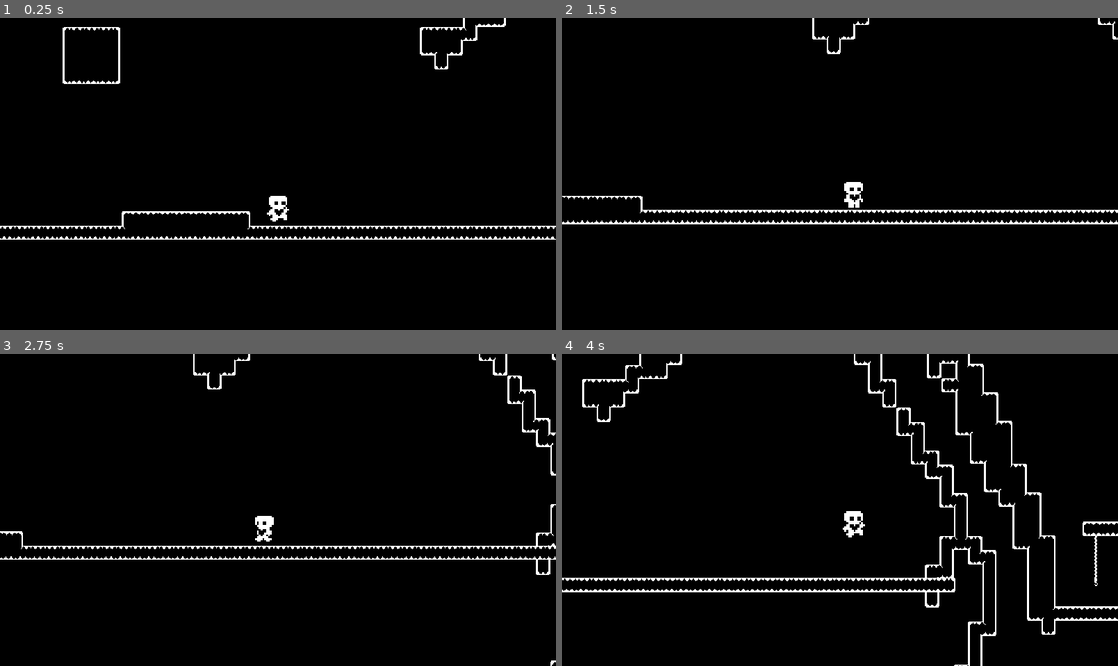
Above: before the commit, frames 1-4 (two rows, left to right).
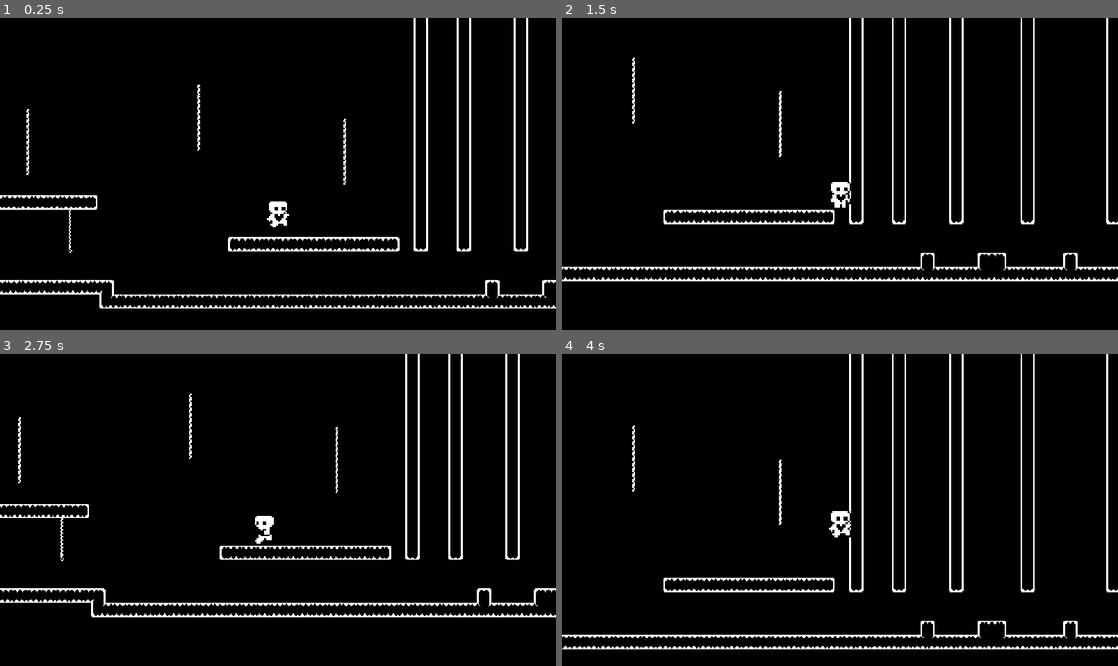
Above: after the commit, the same moments.

Repository: zemda/Trials
Game: Godot game, scene res://levels/TestMainMap.tscn
Same seed, same stepped clock (60 frames per second), same inputs: the game is played once before the commit and once after it.
Inputs (mouse positions are in pixels of both pictures, inside the frame that each line leads up to):
- Up to frame 1 (0.25 s): no input
- Up to frame 2 (1.5 s): move the mouse to (962, 158) at 0.52 s; hold Right (move_right) from 0.53 s (still down); click (962, 158) at 0.6 s; tap W (move_up) at 0.77 s; tap E (rope) at 0.8, 1.35 s; move the mouse to (728, 189) at 1.27 s
- Up to frame 3 (2.75 s): tap W (move_up) at 1.52 s; click (166, 525) at 1.55 s; move the mouse to (333, 441) at 2.02 s; release Right (move_right) at 2.03 s; hold A (move_left) from 2.03 s (still down); click (333, 441) at 2.1 s; tap E (rope) at 2.3 s
- Up to frame 4 (4 s): move the mouse to (812, 572) at 2.77 s; release A (move_left) at 2.78 s; hold Right (move_right) from 2.78 s (still down); tap E (rope) at 2.85, 3.8 s; tap W (move_up) at 3.02, 3.77 s; click (812, 572) at 3.05 s; move the mouse to (1006, 556) at 3.52 s; click (1006, 556) at 3.6 s

The runs differ from the first frame. In frame 1, 5.8% of the frame differs, in the area x 0-100%, y 0-94%; in frame 2, 5.2%; in frame 3, 5.1%; in frame 4, 7.5%, in the area x 0-100%, y 0-100%.

Commit message:
refactor per gdscript style guide

Diff:
--- a/src/core/fsm/fsm.gd
+++ b/src/core/fsm/fsm.gd
@@ -13,7 +13,7 @@
 @onready var default_state: FSMState = get_node(default_state_path)
 
 
-func _ready():
+func _ready() -> void:
 	_set_up_fsm()
 
 
@@ -67,7 +67,7 @@
 	state.host = null
 
 
-func change_state_to(index: int):
+func change_state_to(index: int) -> void:
 	change_state(state_list[index])
 
 
@@ -82,7 +82,7 @@
 		change_state_to_default()
 
 
-func change_state(new_state : FSMState) -> void:
+func change_state(new_state: FSMState) -> void:
 	var old_state: FSMState = current_state
 	if old_state:
 		_track_state(old_state)
@@ -92,7 +92,7 @@
 	await current_state.enter()
 
 
-func _physics_process(delta) -> void:
+func _physics_process(delta: float) -> void:
 	if host:
 		if current_state:
 			if current_state.state_active:
@@ -102,11 +102,11 @@
 				current_state.handle_transition()
 
 
-func _track_state(state : FSMState) -> void:
+func _track_state(state: FSMState) -> void:
 	if state_history.size() == history_buffer_size:
 		state_history.remove_at(0)
 	state_history.append(state)
 
 
-func _get_trimmed_name(state_name : String) -> StringName:
+func _get_trimmed_name(state_name: String) -> StringName:
 	return state_name.substr(state_name.find("_") + 1).to_upper() as StringName
--- a/src/core/fsm/fsm_state.gd
+++ b/src/core/fsm/fsm_state.gd
@@ -8,14 +8,14 @@
 
 var state_name: StringName
 var state_index: int
-var state_active: bool = false
-var is_exiting: bool = false
-var is_entering: bool = false
+var state_active := false
+var is_exiting := false
+var is_entering := false
 var states: Dictionary
 var host: Node
 
 
-func enter():
+func enter() -> void:
 	is_entering = true
 	assert(states.size() > 2,
 		"State Error in " + name +
@@ -25,18 +25,18 @@
 	state_active = true
 
 
-func _enter():
+func _enter() -> void:
 	pass
 
 
-func exit():
+func exit() -> void:
 	is_exiting = true
 	await _exit()
 	is_exiting = false
 	state_active = false
 
 
-func _exit():
+func _exit() -> void:
 	pass
 
 
@@ -63,5 +63,5 @@
 	return is_exiting or is_entering
 
 
-func _exit_tree():
+func _exit_tree() -> void:
 	emit_signal("state_exiting_tree", self)
--- a/src/levels/TestMainMap.tscn
+++ b/src/levels/TestMainMap.tscn
@@ -12,7 +12,7 @@
 
 [node name="Player" parent="." groups=["Wrapable"] instance=ExtResource("2_lfv6r")]
 z_index = 2
-position = Vector2(-1999, -279)
+position = Vector2(-950, -308)
 floor_constant_speed = true
 floor_max_angle = 1.0472
 floor_snap_length = 4.0
--- a/src/nodes/environment/world/chain/chain.gd
+++ b/src/nodes/environment/world/chain/chain.gd
@@ -3,14 +3,14 @@
 @export var segment_scene: PackedScene
 @export var hook: PackedScene
 @export var segment_count: int = 5
-@export var segment_spacing: float = 4
+@export var segment_spacing := 4.0
 
 
-func _ready():
-	create_rope()
+func _ready() -> void:
+	_create_rope()
 
 
-func create_rope():
+func _create_rope() -> void: # TODO: redo, do the chain more stable to collision with player
 	var anchor_point = StaticBody2D.new()
 	var col = CollisionShape2D.new()
 	var shape = CircleShape2D.new()
--- a/src/nodes/environment/world/rope/rope.gd
+++ b/src/nodes/environment/world/rope/rope.gd
@@ -1,80 +1,80 @@
 extends Node2D
 
 const MINIMUM_DISTANCE = 8
+const REST_CHECK_DELAY = 7
 
 @export var segment_count: int = 5
-@export var segment_spacing: float = 6.0
+@export var segment_spacing := 6.0
 @export var segment_scene: PackedScene
 
-var player = null
-var player_in_range := false
-var linked := false
-var player_detected_segments_cnt := 0
-var segments = []
-var attached_segment_index := -1
-var rest_check_delay = 7
-var rest_check_timer = null
-var attaching_to_rope := false
+var _player: CharacterBody2D = null
+var _player_in_range := false
+var _linked := false
+var _player_detected_segments_cnt := 0
+var _segments := []
+var _attached_segment_index := -1
+var _rest_check_timer: Timer = null
+var _attaching_to_rope := false
 
 @onready var anchor := $Anchor
 
 
-func _ready():
-	generate_segments()
-	connect_segment_signals_to_rope()
-
-
-func _physics_process(delta):
-	if attaching_to_rope:
-		smooth_attach_to_rope(delta)
+func _ready() -> void:
+	_generate_segments()
+	_connect_segment_signals_to_rope()
+
+
+func _physics_process(delta: float) -> void:
+	if _attaching_to_rope:
+		_smooth_attach_to_rope(delta)
 		return
 
-	if linked:
-		enforce_rope_constraints()
-		handle_rope_swing_input()
+	if _linked:
+		_enforce_rope_constraints()
+		_handle_rope_swing_input()
 
 		if Input.is_action_just_pressed("rope"):
-			unlink_player_from_rope()
-			adjust_still_rope()
-
-	elif player_in_range:
+			_unlink_player_from_rope()
+			_adjust_still_rope()
+
+	elif _player_in_range:
 		if Input.is_action_just_pressed("rope"):
-			link_player_to_rope()
-			if rest_check_timer:
-				rest_check_timer.queue_free()
-				rest_check_timer = null
-
-
-func smooth_attach_to_rope(delta: float):
-	var attached_segment = $Segments.get_child(attached_segment_index)
+			_link_player_to_rope()
+			if _rest_check_timer:
+				_rest_check_timer.queue_free()
+				_rest_check_timer = null
+
+
+func _smooth_attach_to_rope(delta: float) -> void:
+	var attached_segment = $Segments.get_child(_attached_segment_index)
 	var target_position = attached_segment.global_position + Vector2(0, 15)
 
-	var direction_to_target = (target_position - player.global_position).normalized()
-	var distance_to_target = player.global_position.distance_to(target_position)
+	var direction_to_target = (target_position - _player.global_position).normalized()
+	var distance_to_target = _player.global_position.distance_to(target_position)
 
 	var max_force = 100000
 	var force = direction_to_target * min(distance_to_target * 500, max_force)
-	player.velocity += force * delta
+	_player.velocity += force * delta
 
 	var damping = 0.5
-	player.velocity *= pow(damping, delta * 60)
+	_player.velocity *= pow(damping, delta * 60)
 
 	if distance_to_target < 2:
-		player.global_position = target_position
-		player.velocity = Vector2.ZERO
-		attaching_to_rope = false
-
-
-func generate_segments():
-	for segment in segments:
+		_player.global_position = target_position
+		_player.velocity = Vector2.ZERO
+		_attaching_to_rope = false
+
+
+func _generate_segments() -> void:
+	for segment in _segments:
 		segment.queue_free()
-	segments.clear()
+	_segments.clear()
 
 	var previous_node = anchor
 	for i in range(segment_count):
 		var segment = segment_scene.instantiate()
 		$Segments.add_child(segment)
-		segments.append(segment)
+		_segments.append(segment)
 
 		segment.position = Vector2(0, 3 + i * segment_spacing)
 
@@ -85,35 +85,35 @@
 		previous_node = segment
 
 
-func connect_segment_signals_to_rope():
+func _connect_segment_signals_to_rope() -> void:
 	for segment in $Segments.get_children():
 		segment.connect("player_entered_segment", Callable(self, "_on_segment_player_entered"))
 		segment.connect("player_exited_segment", Callable(self, "_on_segment_player_exited"))
 
 
-func link_player_to_rope():
-	attached_segment_index = find_closest_valid_segment()
-
-	if attached_segment_index != -1:
-		player.is_attached_to_rope = true
-		linked = true
-		attaching_to_rope = true
-
-
-func unlink_player_from_rope():
-	linked = false
-	player.is_attached_to_rope = false
-
-	var attached_segment = $Segments.get_child(attached_segment_index)
+func _link_player_to_rope() -> void:
+	_attached_segment_index = _find_closest_valid_segment()
+
+	if _attached_segment_index != -1:
+		_player.is_attached_to_rope = true
+		_linked = true
+		_attaching_to_rope = true
+
+
+func _unlink_player_from_rope() -> void:
+	_linked = false
+	_player.is_attached_to_rope = false
+
+	var attached_segment = $Segments.get_child(_attached_segment_index)
 	var boost = Vector2(attached_segment.linear_velocity.x * 1.7, -250)
-	attached_segment_index = -1
+	_attached_segment_index = -1
 
 	boost.x = clamp(boost.x, -260, 260)
-	player.velocity = Vector2.ZERO
-	player.velocity += boost
-
-
-func find_closest_valid_segment() -> int:
+	_player.velocity = Vector2.ZERO
+	_player.velocity += boost
+
+
+func _find_closest_valid_segment() -> int:
 	if $Segments.get_child_count() <= 1:
 		return -1
 
@@ -122,7 +122,7 @@
 
 	for segment_index in range(2, $Segments.get_child_count()):
 		var segment = $Segments.get_child(segment_index)
-		var distance = segment.global_position.distance_to(player.global_position)
+		var distance = segment.global_position.distance_to(_player.global_position)
 
 		if distance < closest_distance:
 			closest_distance = distance
@@ -131,7 +131,7 @@
 	return closest_index
 
 
-func enforce_rope_constraints():
+func _enforce_rope_constraints() -> void:
 	for segment_index in range($Segments.get_child_count() - 1, -1, -1):
 		var segment = $Segments.get_child(segment_index)
 		segment.linear_damp = 1
@@ -159,11 +159,11 @@
 			segment.apply_force(damping_force, Vector2.ZERO)
 
 
-func handle_rope_swing_input():
-	if attached_segment_index == -1:
+func _handle_rope_swing_input() -> void:
+	if _attached_segment_index == -1:
 		return
-	var attached_segment = $Segments.get_child(attached_segment_index)
-	player.global_position = attached_segment.global_position + Vector2(0,15)
+	var attached_segment = $Segments.get_child(_attached_segment_index)
+	_player.global_position = attached_segment.global_position + Vector2(0,15)
 
 	var input_axis = Input.get_axis("move_left", "move_right")
 	if input_axis != 0:
@@ -172,36 +172,36 @@
 	attached_segment.apply_torque_impulse(input_axis * 1500)
 
 
-func adjust_still_rope():
-	rest_check_timer = Timer.new()
-	rest_check_timer.wait_time = rest_check_delay
-	rest_check_timer.one_shot = true
-	rest_check_timer.connect("timeout", Callable(self, "_on_rest_check_timer_timeout"))
-	add_child(rest_check_timer)
-	rest_check_timer.start()
-
-
-func set_segments_damping(linear_damp, angular_damp):
+func _adjust_still_rope() -> void:
+	_rest_check_timer = Timer.new()
+	_rest_check_timer.wait_time = REST_CHECK_DELAY
+	_rest_check_timer.one_shot = true
+	_rest_check_timer.connect("timeout", Callable(self, "_on_rest_check_timer_timeout"))
+	add_child(_rest_check_timer)
+	_rest_check_timer.start()
+
+
+func _set_segments_damping(linear_damp: float, angular_damp: float) -> void:
 	for segment in $Segments.get_children():
 		segment.linear_damp = linear_damp
 		segment.angular_damp = angular_damp
 
 
-func _on_rest_check_timer_timeout():
-	set_segments_damping(50, 50)
-	rest_check_timer.queue_free()
-	rest_check_timer = null
-
-
-func _on_segment_player_entered(player_body: Node):
+func _on_rest_check_timer_timeout() -> void:
+	_set_segments_damping(50.0, 50.0)
+	_rest_check_timer.queue_free()
+	_rest_check_timer = null
+
+
+func _on_segment_player_entered(player_body: Node) -> void:
 	if player_body.is_in_group("Player"):
-		player_detected_segments_cnt += 1
-		player_in_range = true
-		player = player_body
-
-
-func _on_segment_player_exited(player_body: Node):
+		_player_detected_segments_cnt += 1
+		_player_in_range = true
+		_player = player_body
+
+
+func _on_segment_player_exited(player_body: Node) -> void:
 	if player_body.is_in_group("Player"):
-		player_detected_segments_cnt -= 1
-		if player_detected_segments_cnt == 0:
-			player_in_range = false
+		_player_detected_segments_cnt -= 1
+		if _player_detected_segments_cnt == 0:
+			_player_in_range = false
--- a/src/nodes/environment/world/rope/segment.gd
+++ b/src/nodes/environment/world/rope/segment.gd
@@ -3,7 +3,7 @@
 signal player_entered_segment
 signal player_exited_segment
 
-func _ready():
+func _ready() -> void:
 	mass = 150
 	linear_damp = 50
 	angular_damp = 50
--- a/src/nodes/grappling_hook/grappling_hook.gd
+++ b/src/nodes/grappling_hook/grappling_hook.gd
@@ -1,37 +1,38 @@
 extends Node2D
 
-var parent: CharacterBody2D
 var hooked := false
+
+var _parent: CharacterBody2D
 
 @onready var fsm = $States
 
 func _ready() -> void:
 	fsm.set_host(self)
-	parent = get_parent()
+	_parent = get_parent()
 
 
-func orbit(center: Vector2, delta: float) -> void:
+func apply_grapple_physics(center: Vector2, delta: float) -> void:
 	const DESIRED_RADIAL_SPEED = 400
 	const RADIAL_ACCEL_FACTOR = 0.9
 	const INITIAL_SWING_SPEED = 100
 	const SWING_FORCE_MULTIPLIER = 70
 	const MAX_VELOCITY = Vector2(200, 200)
 
-	var to_center = center - parent.global_position
+	var to_center = center - _parent.global_position
 	var distance = to_center.length()
-	if distance < 1:
-		parent.velocity = Vector2.ZERO
+	if distance < 1: # TODO: do this smarter, since this doesnt account players size, corners, and so on...
+		_parent.velocity = Vector2.ZERO
 		return
 
 	var dir = to_center / distance
-	var radial_vel = parent.velocity.dot(dir)
-	var tangential_vel = parent.velocity - dir * radial_vel
+	var radial_vel = _parent.velocity.dot(dir)
+	var tangential_vel = _parent.velocity - dir * radial_vel
 
 	if tangential_vel == Vector2.ZERO:
 		tangential_vel = Vector2(dir.x, -dir.y) * INITIAL_SWING_SPEED
 
 	tangential_vel += Vector2(dir.x, -dir.y) * Input.get_axis("move_left", "move_right") * SWING_FORCE_MULTIPLIER * delta
 	var radial_accel = (DESIRED_RADIAL_SPEED - radial_vel) * RADIAL_ACCEL_FACTOR * delta
-	parent.velocity = dir * radial_vel + tangential_vel + dir * radial_accel
-	parent.velocity = parent.velocity.clamp(-MAX_VELOCITY,MAX_VELOCITY)
-	parent.move_and_slide()
+	_parent.velocity = dir * radial_vel + tangential_vel + dir * radial_accel
+	_parent.velocity = _parent.velocity.clamp(-MAX_VELOCITY,MAX_VELOCITY)
+	_parent.move_and_slide()
--- a/src/nodes/grappling_hook/states/state_grapple.gd
+++ b/src/nodes/grappling_hook/states/state_grapple.gd
@@ -1,46 +1,48 @@
 extends FSMState
 
-var anchor: Marker2D
-var anchor_stack = []
-var target_ray: RayCast2D
+var _anchor: Marker2D
+var _anchor_stack: Array[Marker2D] = []
+var _ray_to_anchor: RayCast2D
+var _rope: Line2D
 
 
-func _enter():
-	target_ray = host.get_node("TargetRay")
-	anchor = Marker2D.new()
-	var anchor_host: Node2D = target_ray.get_collider()
-	anchor_host.add_child(anchor)
-	anchor.position = anchor_host.to_local(target_ray.get_collision_point())
-	$Rope.visible = true
+func _enter() -> void:
+	_ray_to_anchor = host.get_node("TargetRay")
+	_anchor = Marker2D.new()
+	var anchor_host: Node2D = _ray_to_anchor.get_collider()
+	anchor_host.add_child(_anchor)
+	_anchor.position = anchor_host.to_local(_ray_to_anchor.get_collision_point())
+	_rope = $Rope
+	_rope.visible = true
 
 
-func update(delta: float):
-	_wrap()
-	unwind()
-	host.orbit(anchor.global_position, delta)
+func update(delta: float) -> void:
+	_process_wrapping()
+	_process_unwinding()
+	host.apply_grapple_physics(_anchor.global_position, delta)
 	host.hooked = true
-	var points = [host.global_position, anchor.global_position]
-	if anchor_stack:
-		for a in anchor_stack:
+	var points = [host.global_position, _anchor.global_position]
+	if _anchor_stack:
+		for a in _anchor_stack:
 			points.insert(2, a.global_position)
-	$Rope.points = points
+	_rope.points = points
 
 
-func _transition():
+func _transition() -> int:
 	if Input.is_action_just_released("grapple"):
 		host.hooked = false
 		return states.IDLE
 	return states.NONE
 
 
-func _exit():
-	if anchor:
-		anchor.queue_free()
-	for a in anchor_stack:
+func _exit() -> void:
+	if _anchor:
+		_anchor.queue_free()
+	for a in _anchor_stack:
 		if a:
 			a.queue_free()
-	anchor_stack.clear()
-	$Rope.visible = false
+	_anchor_stack.clear()
+	_rope.visible = false
 
 
 func create_anchor(anchor_host: Node2D, anchor_pos: Vector2) -> Marker2D:
@@ -50,33 +52,33 @@
 	return new_anchor
 
 
-func vect_angle(vect_a: Vector2, vect_b: Vector2) -> float:
+func _vector_alignment(vect_a: Vector2, vect_b: Vector2) -> float:
 	if vect_a.length() * vect_b.length() == 0:
 		return 0.0
 	return vect_a.dot(vect_b) / (vect_a.length() * vect_b.length())
 
 
-func unwind() -> void:
-	if not anchor_stack:
+func _process_unwinding() -> void:
+	if not _anchor_stack:
 		return
-	target_ray.target_position = host.to_local(anchor.global_position)
-	target_ray.force_raycast_update()
-	if target_ray.is_colliding() and (target_ray.get_collision_point() - anchor.global_position).length() > 3:
+	_ray_to_anchor.target_position = host.to_local(_anchor.global_position)
+	_ray_to_anchor.force_raycast_update()
+	if _ray_to_anchor.is_colliding() and (_ray_to_anchor.get_collision_point() - _anchor.global_position).length() > 3:
 		return
-	target_ray.target_position = host.to_local(anchor_stack[-1].global_position)
-	target_ray.force_raycast_update()
-	if target_ray.is_colliding() and (target_ray.get_collision_point() - anchor_stack[-1].global_position).length() > 3:
+	_ray_to_anchor.target_position = host.to_local(_anchor_stack[-1].global_position)
+	_ray_to_anchor.force_raycast_update()
+	if _ray_to_anchor.is_colliding() and (_ray_to_anchor.get_collision_point() - _anchor_stack[-1].global_position).length() > 3:
 		return
-	if vect_angle(host.to_local(anchor.global_position), host.to_local(anchor_stack[-1].global_position)) > 0.95:
-		anchor.queue_free()
-		anchor = anchor_stack.pop_back()
+	if _vector_alignment(host.to_local(_anchor.global_position), host.to_local(_anchor_stack[-1].global_position)) > 0.80:
+		_anchor.queue_free()
+		_anchor = _anchor_stack.pop_back()
 
 
-func _wrap() -> void:
-	target_ray.target_position = host.to_local(anchor.global_position)
-	target_ray.force_raycast_update()
-	if target_ray.is_colliding():
-		if (target_ray.get_collision_point() - anchor.global_position).length() < 3:
+func _process_wrapping() -> void:
+	_ray_to_anchor.target_position = host.to_local(_anchor.global_position)
+	_ray_to_anchor.force_raycast_update()
+	if _ray_to_anchor.is_colliding():
+		if (_ray_to_anchor.get_collision_point() - _anchor.global_position).length() < 3:
 			return
-		anchor_stack.append(anchor)
-		anchor = create_anchor(target_ray.get_collider(), target_ray.get_collision_point())
+		_anchor_stack.append(_anchor)
+		_anchor = create_anchor(_ray_to_anchor.get_collider(), _ray_to_anchor.get_collision_point())
--- a/src/nodes/grappling_hook/states/state_idle.gd
+++ b/src/nodes/grappling_hook/states/state_idle.gd
@@ -1,24 +1,23 @@
 extends FSMState
 
-var target_ray: RayCast2D
+var _hook_target_ray: RayCast2D
 
 
-func _enter():
-	target_ray = host.get_node("TargetRay")
+func _enter() -> void:
+	_hook_target_ray = host.get_node("TargetRay")
 
 
-func update(delta: float):
+func update(delta: float) -> void:
 	var direction = (host.get_global_mouse_position() - host.global_position).normalized()
-	target_ray.target_position = direction * 500
-	target_ray.force_raycast_update()
+	_hook_target_ray.target_position = direction * 500
+	_hook_target_ray.force_raycast_update()
 
 
-func _transition():
+func _transition() -> int:
 	if Input.is_action_just_pressed("grapple"):
-		if (target_ray.is_colliding() and
-			target_ray.get_collider().is_in_group("Hookable") and
+		if (_hook_target_ray.is_colliding() and
+			_hook_target_ray.get_collider().is_in_group("Hookable") and
 			host.get_parent().can_grapple()
 		):
-			print(host.get_parent().can_grapple())
 			return states.GRAPPLE
 	return states.NONE
--- a/src/nodes/player/PlayerMovementData.gd
+++ b/src/nodes/player/PlayerMovementData.gd
@@ -1,10 +1,10 @@
 class_name PlayerMovementData
 extends Resource
 
-@export var speed = 115.0
-@export var jump_velocity = -250.0
-@export var friction = 1300.0
-@export var acceleration = 1200.0
-@export var gravity_scale = 1.0
-@export var air_resistance = 100.0
-@export var air_acceleration = 300.0
+@export var speed := 115.0
+@export var jump_velocity := -250.0
+@export var friction := 1300.0
+@export var acceleration := 1200.0
+@export var gravity_scale := 1.0
+@export var air_resistance := 100.0
+@export var air_acceleration := 300.0
--- a/src/nodes/player/player.gd
+++ b/src/nodes/player/player.gd
@@ -2,21 +2,20 @@
 
 @export var movement_data: PlayerMovementData
 
-var hook_rope_velocity = Vector2.ZERO
-var last_wall_normal = Vector2.ZERO
-var is_attached_to_rope = false
+var last_wall_normal := Vector2.ZERO
+var is_attached_to_rope := false
 
 @onready var animated_sprite_2d: AnimatedSprite2D = $AnimatedSprite2D
 @onready var start_pos = global_position  # TODO: later checkpoint or something
 @onready var wall_jump_timer: Timer = $WallJumpTimer
-@onready var fsm = $FSM
+@onready var fsm: FSM = $FSM
 
 
-func _ready():
+func _ready() -> void:
 	fsm.set_host(self)
 
 
-func apply_gravity(delta):
+func apply_gravity(delta: float) -> void:
 	if not is_on_floor():
 		if is_attached_to_rope:
 			velocity += get_gravity() * delta * movement_data.gravity_scale * 0.3
@@ -24,31 +23,31 @@
 			velocity += get_gravity() * delta * movement_data.gravity_scale
 
 
-func handle_acceleration(input_axis, delta):
+func handle_acceleration(input_axis: float, delta: float) -> void:
 	if not is_on_floor():
 		return
 	if input_axis:
 		velocity.x = move_toward(velocity.x, movement_data.speed * input_axis, movement_data.acceleration * delta)
 
 
-func handle_air_acceleration(input_axis, delta):
+func handle_air_acceleration(input_axis: float, delta: float) -> void:
 	if is_on_floor():
 		return
 	if input_axis:
 		velocity.x = move_toward(velocity.x, movement_data.speed * input_axis, movement_data.air_acceleration * delta)
 
 
-func apply_friction(input_axis, delta):
+func apply_friction(input_axis: float, delta: float) -> void:
 	if not input_axis and is_on_floor():
 		velocity.x = move_toward(velocity.x, 0, movement_data.friction * delta)
 
 
-func apply_air_resistance(input_axis, delta):
+func apply_air_resistance(input_axis: float, delta: float) -> void:
 	if not input_axis and not is_on_floor():
 		velocity.x = move_toward(velocity.x, 0, movement_data.air_resistance * delta)
 
 
-func handle_jump():
+func handle_jump() -> void:
 	if is_on_floor():
 		if Input.is_action_pressed("move_up"):
 			velocity.y = movement_data.jump_velocity
@@ -57,7 +56,7 @@
 			velocity.y = movement_data.jump_velocity / 2.0
 
 
-func update_animations(input_axis):
+func update_animations(input_axis: float) -> void:
 	if input_axis:
 		animated_sprite_2d.flip_h = (input_axis < 0)
 		animated_sprite_2d.play("run")
@@ -68,7 +67,7 @@
 		animated_sprite_2d.play("jump")
 
 
-func update_wall_state():
+func update_wall_state() -> void:
 	var was_on_wall = is_on_wall_only()
 	if was_on_wall:
 		last_wall_normal = get_wall_normal()
@@ -83,4 +82,4 @@
 
 
 func _on_hazard_detector_area_entered(area: Area2D) -> void:
-	global_position = start_pos  # TODO: this insta "kills" the player, later health
+	global_position = start_pos  # TODO: insta "kills" the player, checkpoint or something, or health
--- a/src/nodes/player/states/state_grappling.gd
+++ b/src/nodes/player/states/state_grappling.gd
@@ -1,13 +1,13 @@
 extends FSMState
 
 
-func update(_delta):
+func update(_delta: float) -> void:
 	host.update_animations(0)
 	host.move_and_slide()
 	host.update_wall_state()
 
 
-func _transition():
+func _transition() -> int:
 	if not host.get_node("GrapplingHook").hooked:
 		if host.is_on_floor():
 			return states.IDLE
--- a/src/nodes/player/states/state_idle.gd
+++ b/src/nodes/player/states/state_idle.gd
@@ -1,7 +1,7 @@
 extends FSMState
 
 
-func update(delta):
+func update(delta: float) -> void:
 	host.apply_gravity(delta)
 	var input_axis = Input.get_axis("move_left", "move_right")
 	host.apply_friction(input_axis, delta)
@@ -10,7 +10,7 @@
 	host.update_wall_state()
 
 
-func _transition():
+func _transition() -> int:
 	var input_axis = Input.get_axis("move_left", "move_right")
 	if input_axis != 0:
 		return states.RUN
--- a/src/nodes/player/states/state_jump.gd
+++ b/src/nodes/player/states/state_jump.gd
@@ -1,10 +1,10 @@
 extends FSMState
 
 
-func update(delta):
+func update(delta: float) -> void:
 	host.apply_gravity(delta)
 	host.handle_jump()
-	handle_wall_jump()
+	_handle_wall_jump()
 	var input_axis = Input.get_axis("move_left", "move_right")
 	host.handle_air_acceleration(input_axis, delta)
 	host.apply_air_resistance(input_axis, delta)
@@ -13,7 +13,7 @@
 	host.update_wall_state()
 
 
-func handle_wall_jump():
+func _handle_wall_jump() -> void:
 	if not host.is_on_wall_only() and host.wall_jump_timer.time_left <= 0.0:
 		return
 
@@ -29,7 +29,7 @@
 			host.velocity.y = host.movement_data.jump_velocity * 0.35
 
 
-func _transition():
+func _transition() -> int:
 	if host.is_on_floor():
 		if not host.velocity.is_zero_approx():
 			return states.RUN
--- a/src/nodes/player/states/state_run.gd
+++ b/src/nodes/player/states/state_run.gd
@@ -1,7 +1,7 @@
 extends FSMState
 
 
-func update(delta):
+func update(delta: float) -> void:
 	host.apply_gravity(delta)
 	var input_axis = Input.get_axis("move_left", "move_right")
 	host.handle_acceleration(input_axis, delta)
@@ -11,7 +11,7 @@
 	host.update_wall_state()
 
 
-func _transition():
+func _transition() -> int:
 	var input_axis = Input.get_axis("move_left", "move_right")
 	if input_axis == 0:
 		return states.IDLE
--- a/src/nodes/player/states/state_swinging.gd
+++ b/src/nodes/player/states/state_swinging.gd
@@ -1,14 +1,14 @@
 extends FSMState
 
 
-func update(delta):
+func update(delta: float) -> void:
 	host.apply_gravity(delta)
 	host.update_animations(0)
 	host.move_and_slide()
 	host.update_wall_state()
 
 
-func _transition():
+func _transition() -> int:
 	if not host.is_attached_to_rope:
 		if host.is_on_floor():
 			return states.IDLE
